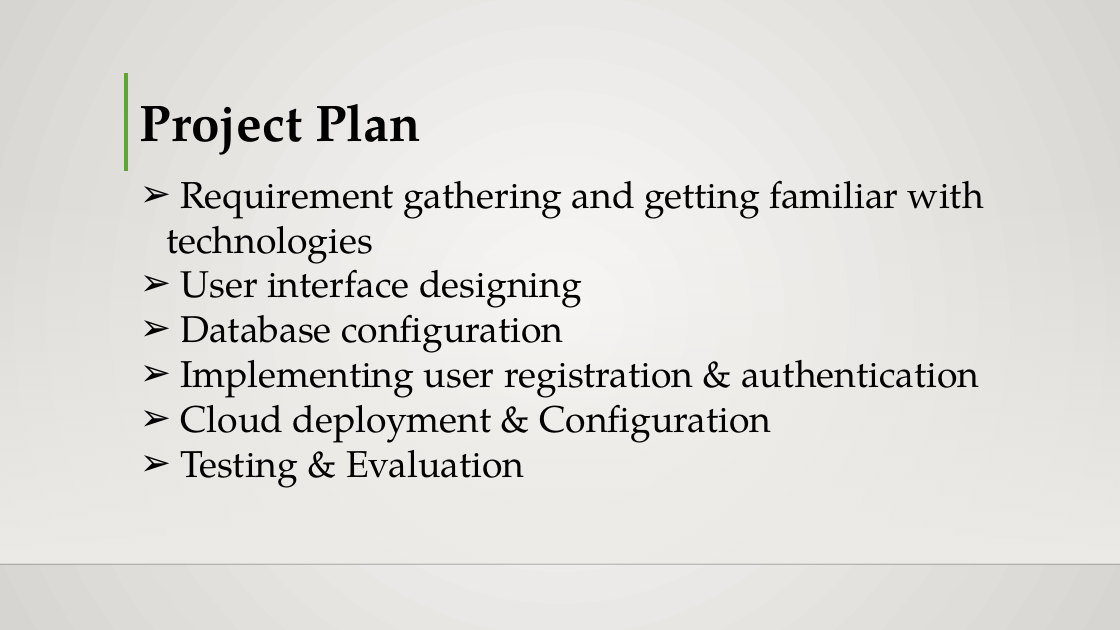
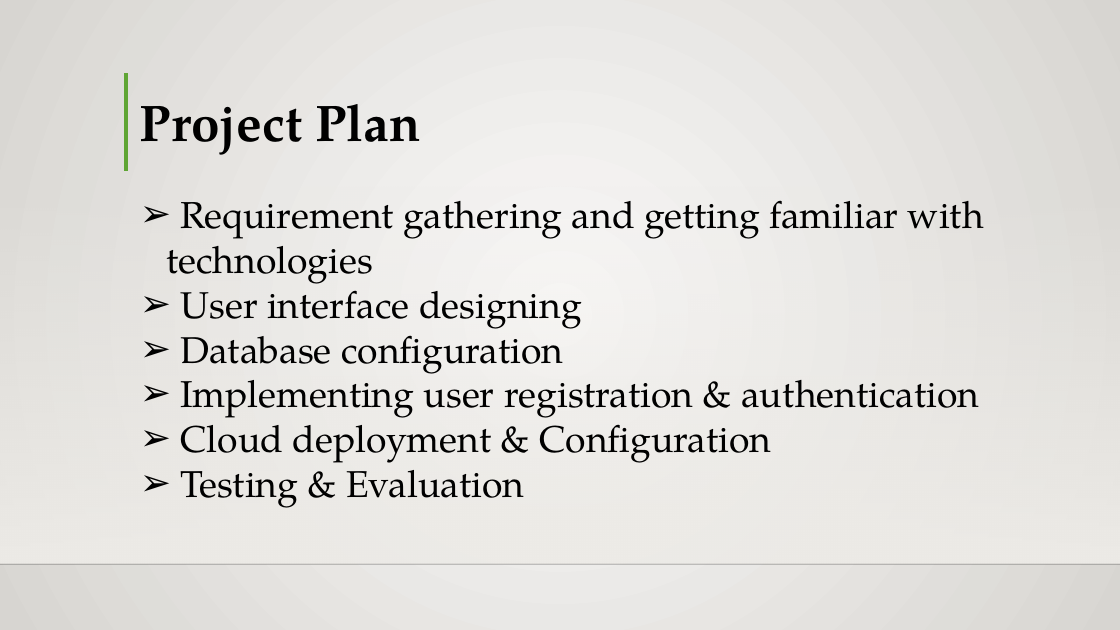
Before and after one commit to hisni/CO227-Project, a slide deck: slide 5 of Presantation/Presentation - Final.pptx. Drawn at 1120x630 pixels with LibreOffice and Linux fonts; fonts in the diff are those of the drawing; background and template pictures are left out. Boxes give left, top, right and bottom in pixels: in the first picture for what was removed or moved away, otherwise in the second. Text is boxed around its words. In the diff, an @@ line names an element or a change of style, - is before the commit and + after.

Commit message:
Presentation Updates

```diff
--- a/Presantation/Presentation - Final.pptx
+++ b/Presantation/Presentation - Final.pptx
@@ text "Requirement gathering and getting familiar ...": place and size @@
-text "Requirement gathering and getting familiar ..." at (166,180,984,488)
+text "Requirement gathering and getting familiar ..." at (166,200,984,508)
```
